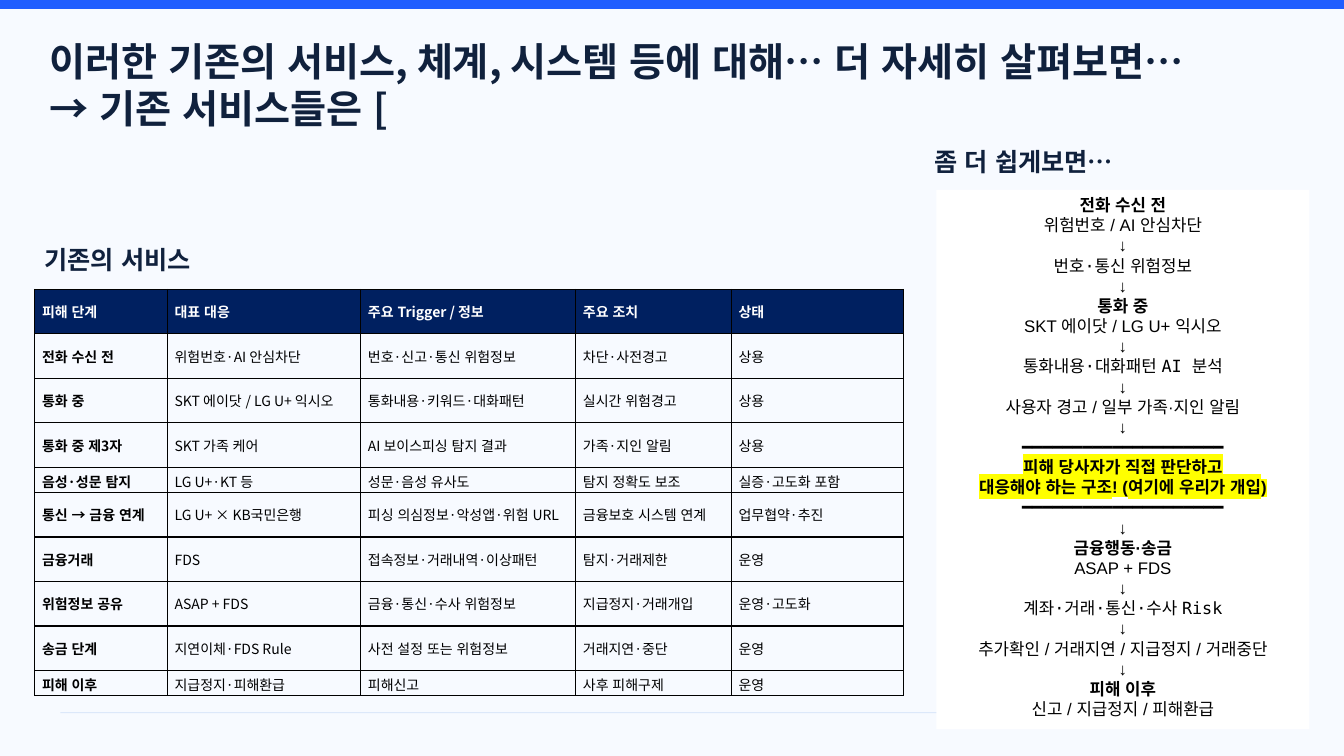
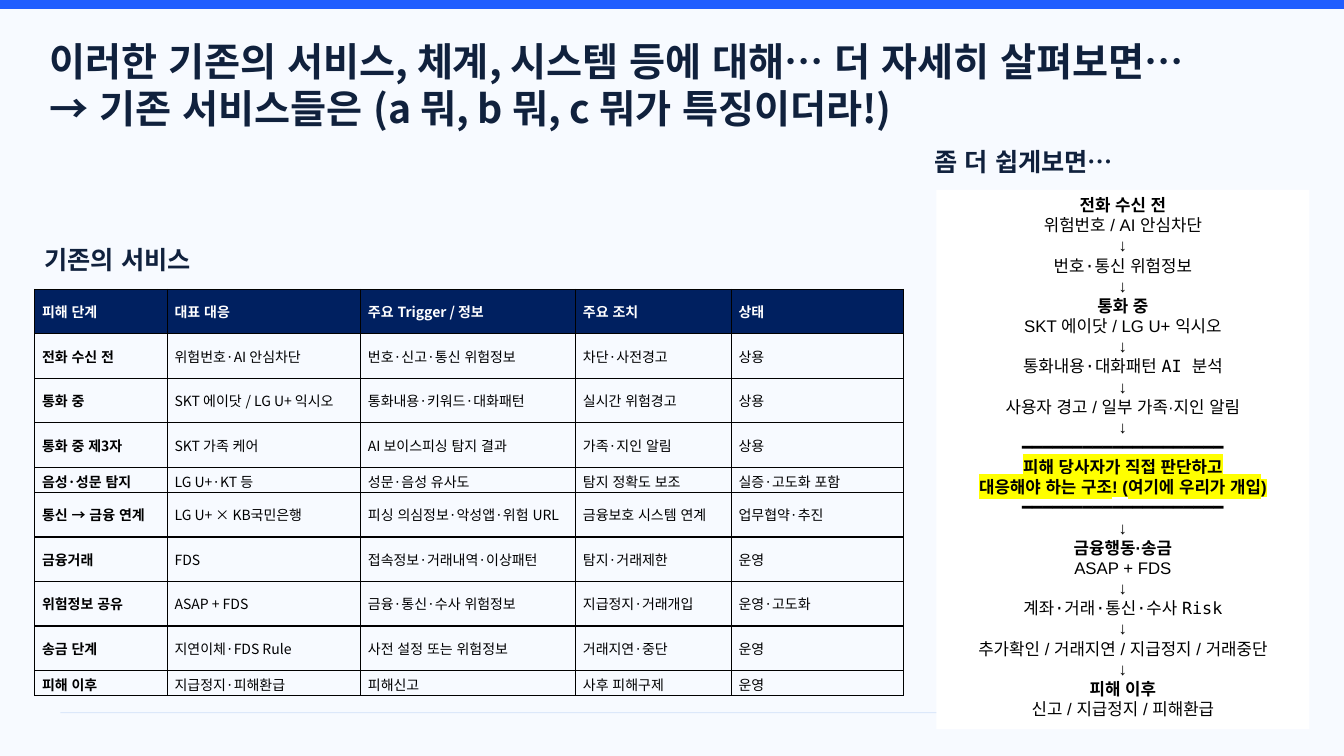
Before and after one commit to hamhj7694/AIXTeamProject2, a slide deck: slide 12 of 01_docs/01_proposal/01.frow/03_제안서 본작성.pptx (slide 8 before the commit). Drawn at 1344x756 pixels with LibreOffice and Linux fonts; fonts in the diff are those of the drawing. Boxes give left, top, right and bottom in pixels: in the first picture for what was removed or moved away, otherwise in the second. Text is boxed around its words. In the diff, an @@ line names an element or a change of style, - is before the commit and + after.

```diff
--- a/01_docs/01_proposal/01.frow/03_제안서 본작성.pptx
+++ b/01_docs/01_proposal/01.frow/03_제안서 본작성.pptx
@@ text at (99, 83, 891, 132): text changed @@
-→ 기존 서비스들은 [
+→ 기존 서비스들은 (a 뭐, b 뭐, c 뭐가 특징이더라!)
```
Also in this commit, not shown: 5 other slides changed, 5 slides added, 1 other file.
